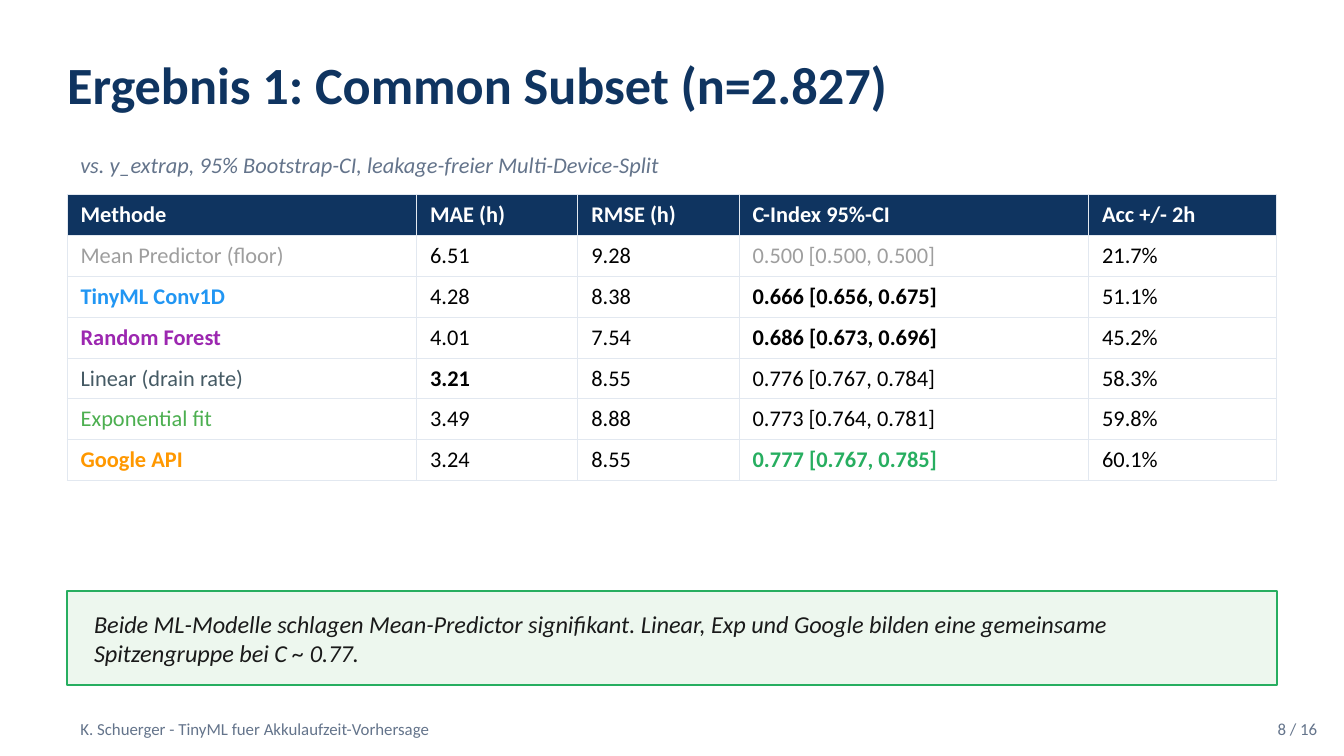
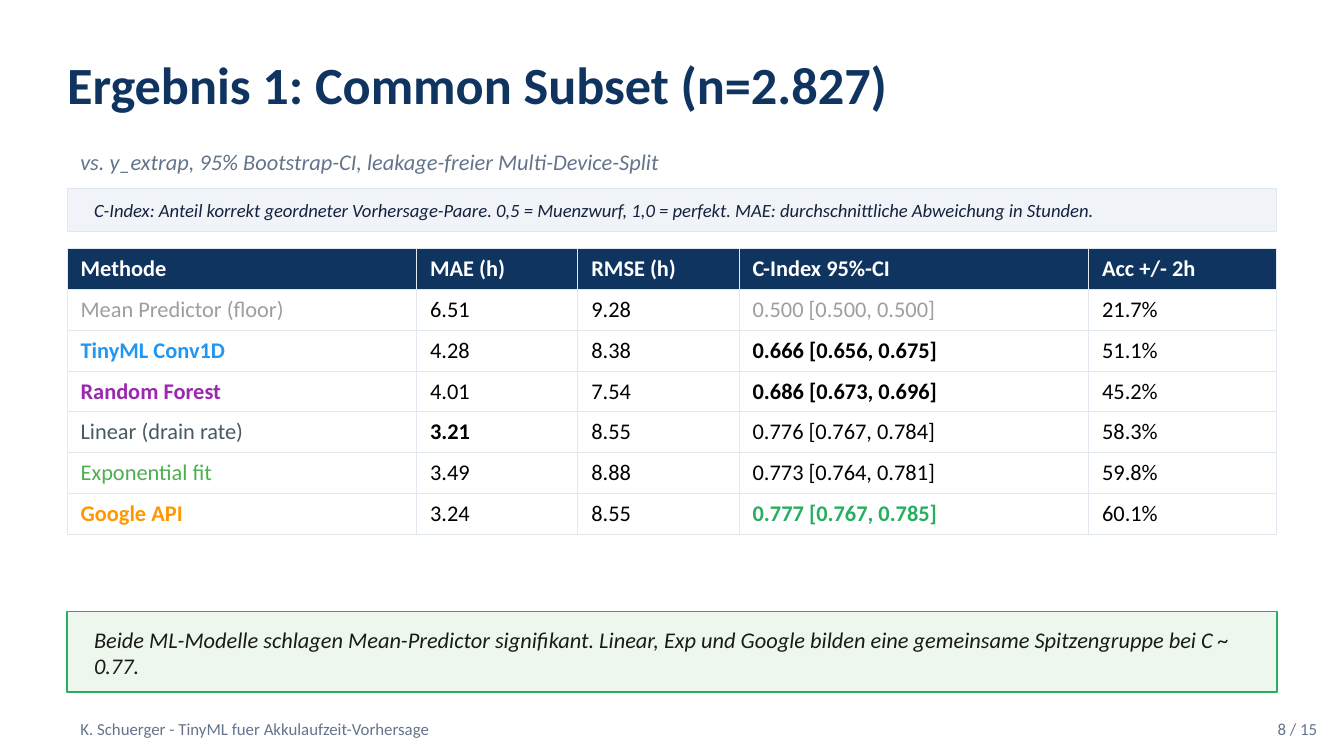
Before and after one commit to Keno-fsdf/HandyUsageRepo, a slide deck: slide 8 of paper/Paper_Verteidigung.pptx. Drawn at 1344x756 pixels with LibreOffice and Linux fonts; fonts in the diff are those of the drawing. Boxes give left, top, right and bottom in pixels: in the first picture for what was removed or moved away, otherwise in the second. Text is boxed around its words. In the diff, an @@ line names an element or a change of style, - is before the commit and + after.

```diff
--- a/paper/Paper_Verteidigung.pptx
+++ b/paper/Paper_Verteidigung.pptx
@@ rectangle added at box(67, 188, 1277, 231), fill #F0F4F8, outline #E2E8F0 0.5 pt @@
@@ text added at box(94, 204, 1093, 220), 10 pt, text #16213E, italic @@
+C-Index: Anteil korrekt geordneter Vorhersage-Paare. 0,5 = Muenzwurf, 1,0 = perfekt. MAE: durchschnittliche Abweichung in Stunden.
@@ table: place and size @@
-table at box(67, 195, 1277, 475)
+table at box(67, 249, 1277, 529)
@@ rectangle: place and size @@
-rectangle at box(67, 591, 1277, 685)
+rectangle at box(67, 612, 1277, 692)
@@ text "Beide ML-Modelle schlagen Mean-Predictor signifikant. ...": place and size @@
-text "Beide ML-Modelle schlagen Mean-Predictor signifikant. ..." at box(94, 616, 1106, 666)
+text "Beide ML-Modelle schlagen Mean-Predictor signifikant. ..." at box(94, 632, 1213, 674)
@@ text "Beide ML-Modelle schlagen Mean-Predictor signifikant. ..." at box(94, 632, 1213, 674): size 13 to 12 pt @@
@@ text at box(1278, 723, 1317, 735): text changed @@
-8 / 16
+8 / 15
```
Also in this commit, not shown: 13 other slides changed, 1 slide added, 2 slides removed, 1 other file.
